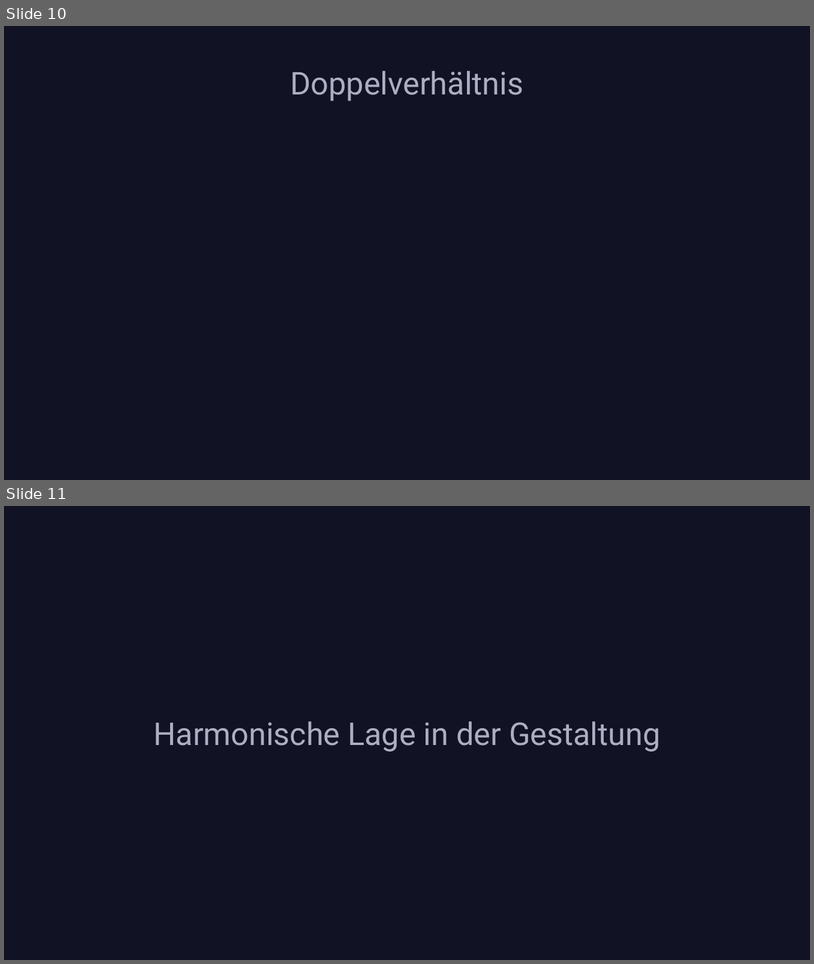
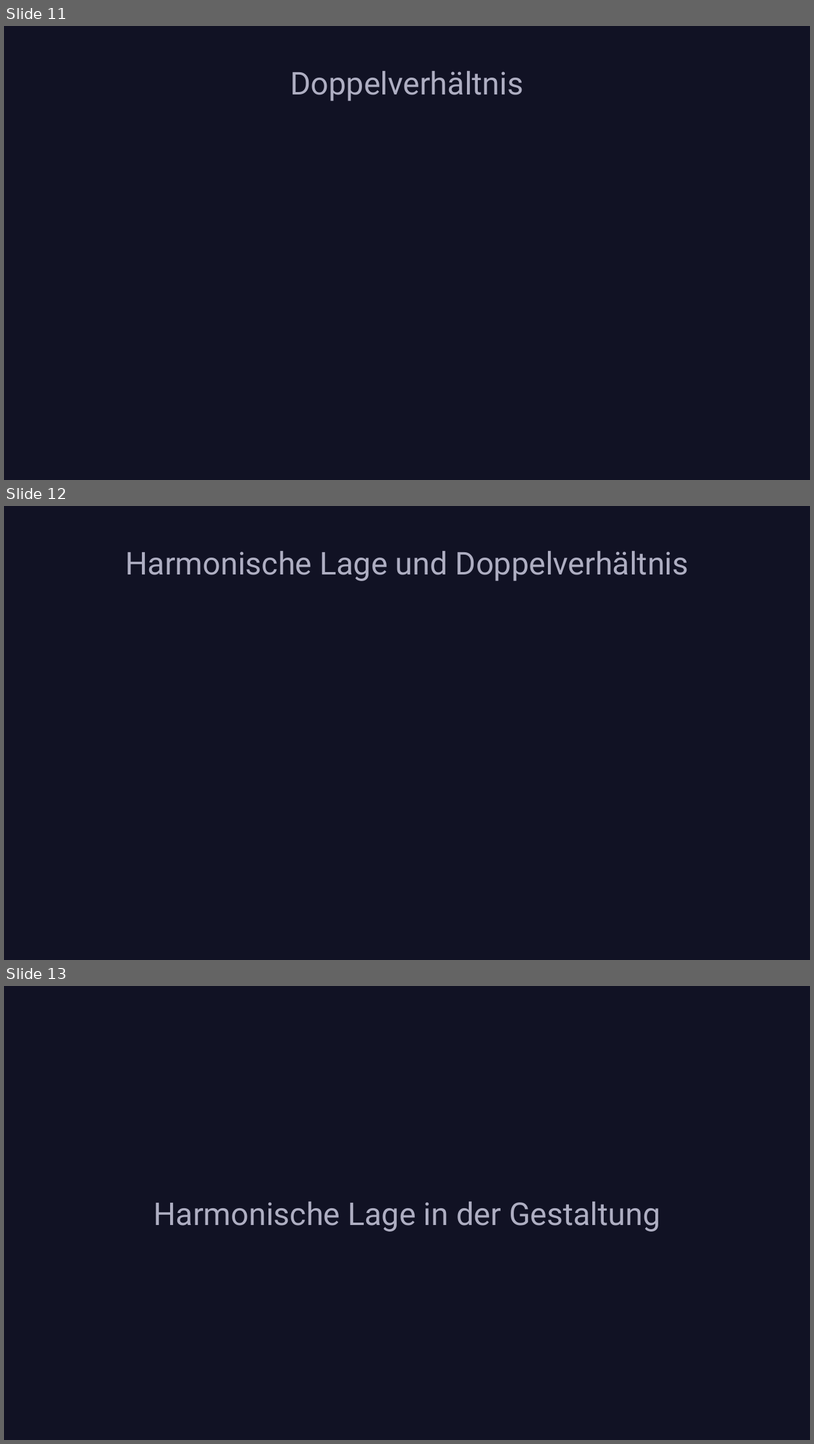
Before and after one commit to nefl1011/Harmonische-Lage, a slide deck: Harmonische Lage.pptx. Shown one above the other, each under a label of ours: slides 10 and 11 before the commit, slides 11, 12 and 13 after it. The pictures are 814x964 and 814x1444 pixels, drawn with LibreOffice and Linux fonts; fonts in the diff are those of the drawing. Boxes give left, top, right and bottom in pixels: in the first picture for what was removed or moved away, otherwise in the second. Text is boxed around its words. In the diff, an @@ line names an element or a change of style, - is before the commit and + after.

```diff
--- a/Harmonische Lage.pptx
+++ b/Harmonische Lage.pptx
@@ slide 12 added at (4,506,810,960), background #111224 @@
@@ title added at (125,551,689,581), 28 pt, text #AEAEC2 @@
+Harmonische Lage und Doppelverhältnis
@@ what was slide 10 is now slide 11 @@
@@ what was slide 11 is now slide 13 @@
```
Also in this commit, not shown: 6 slides changed, 7 other slides added, 2 slides removed, 1 other file.
